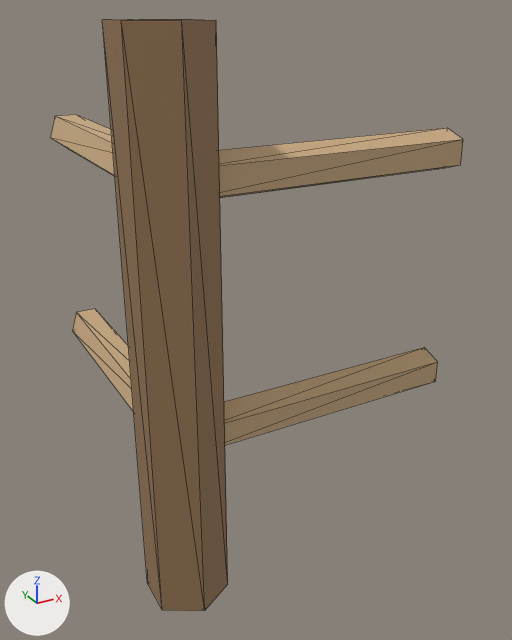
What one commit did to the glTF model assets/3d/models/pen_fence_03.glb.
Rendered twice from a camera (50 mm lens) standing at (-0.352, -0.886, 0.913) and looking at (0.228, 0.168, 0.386). The lights are fixed; the arrows at lower left show +X, +Y and +Z. The older version comes first. Mesh edges are drawn as thin lines. Vertices at exactly the same position are counted once.

Objects in the first picture: 'pen_fence_03'.
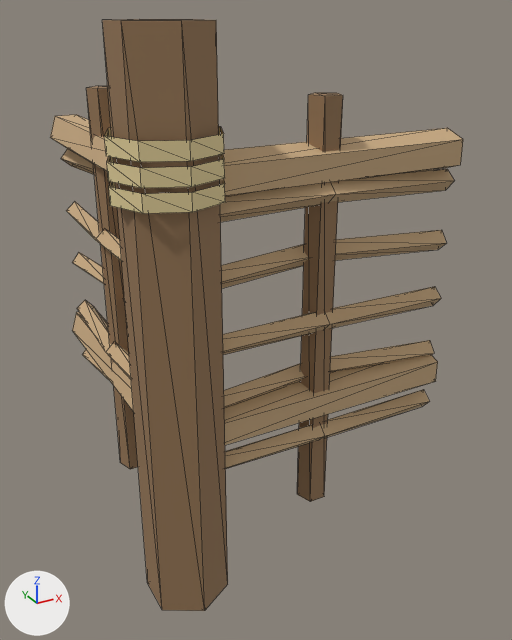
Edits to the bpy script that builds the scene:
```text
Add mat_thatch:
    mat_thatch = principled_material('thatch')
    mat_thatch.base_color = (0.78, 0.64, 0.33)  # beige #e5d19b
    mat_thatch.roughness = 0.85
Change me_pen_fence_03:
    used by ob_pen_fence_03; location = (0.0, 0.0, 0.0)
    remove me_pen_fence_03.from_pydata(...)  # 52 vertices, 84 faces; spans x -0.061..0.5, y -0.07..0.5, z 0.0..0.9
    add me_pen_fence_03.from_pydata(...)  # 240 vertices, 364 faces; spans x -0.081..0.501, y -0.081..0.501, z 0.0..0.9
    me_pen_fence_03 part 1: a new loose piece, a 5-sided cylinder along z spanning x -0.025..0.025, y 0.229..0.276, z 0.1..0.8, in mat_trunk (brown #957655)
    me_pen_fence_03 part 2: a new loose piece, a 5-sided cylinder along z spanning x 0.225..0.275, y -0.021..0.026, z 0.1..0.8, in mat_trunk (brown #957655)
    me_pen_fence_03 part 3
    10 faces are deleted
    120 vertices are added at x -0.081..0.501, y -0.081..0.501, z 0.212..0.742
    24 new vertices lie (0.0, 0.0, 0.025) away from vertices in x -0.081..0.081, y -0.081..0.081, z 0.678..0.742
    6 new vertices lie (0.019, 0.0, -0.017) away from vertices in x -0.018..-0.001, y 0.499..0.501, z 0.229..0.668
    6 new vertices lie (-0.017, 0.0, 0.019) away from vertices in x -0.001..0.018, y -0.001..0.001, z 0.212..0.649
    6 new vertices lie (0.002, 0.019, -0.017) away from vertices in x -0.001, y -0.018..-0.001, z 0.229..0.668
    6 new vertices lie (0.002, -0.017, 0.019) away from vertices in x 0.499, y -0.001..0.018, z 0.212..0.649
    48 new faces join them, mat_thatch (beige #e5d19b)
    210 new faces join them, mat_wood (beige #c8aa81)
    add me_pen_fence_03.materials.append(mat_thatch)  # beige #e5d19b
```

What differs and where, as boxes (x1, y1, x2, y2) in the pictures (512 x 640 px):
part 1 of me_pen_fence_03, added (brown)
    after: (86, 86, 138, 469)
part 2 of me_pen_fence_03, added (brown)
    after: (297, 93, 343, 502)
part 3 of me_pen_fence_03, built on (beige)
    after: (61, 126, 454, 468)
